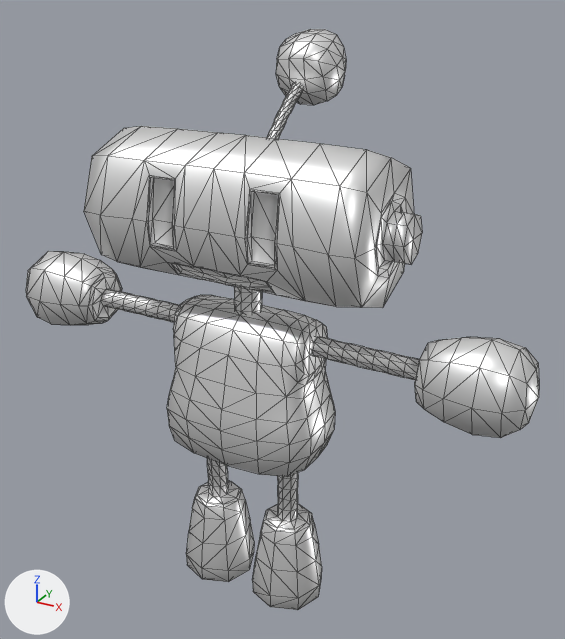
The glTF model Sviluppo/Godot/models/player.glb: old version first, new version second.
Camera for both pictures: a camera (50 mm lens) standing at (7.81, -12.75, 13.35) and looking at (0.14, 1.19, 6.38). The axes (+X, +Y, +Z) are drawn at lower left. The lights are the same throughout. Mesh edges are drawn as thin lines.

Objects in the first picture: 'robot'.
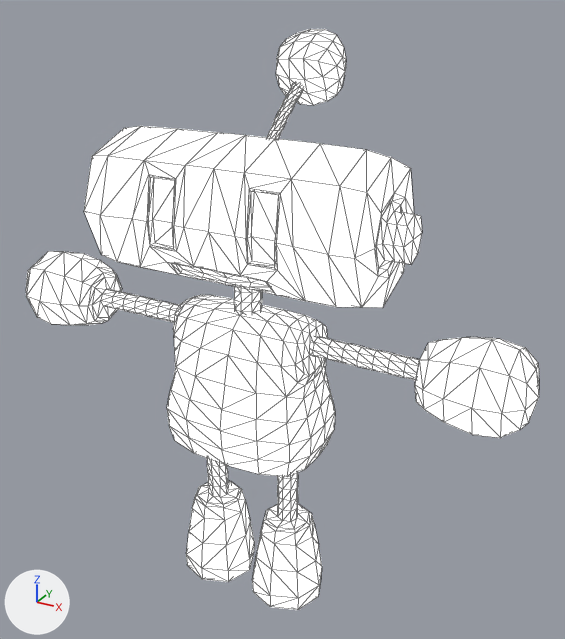
Edits to the bpy script that builds the scene:
```text
Change mat_material:
    where n0 = _N.new('ShaderNodeBsdfPrincipled'); n0.name = 'Principled BSDF'
    remove n0.inputs[1].default_value = 0.8  # 'Metallic'
    n0.inputs[2].default_value: 0.4 -> 1.0  # 'Roughness'
    add n0.inputs[28].default_value = 1.0  # 'Emission Strength'
    add n3 = _N.new('ShaderNodeMix'); n3.name = 'Mix'
    add n3.data_type = 'RGBA'
    add n3.blend_type = 'MULTIPLY'
    add n3.inputs[0].default_value = 1.0  # 'Factor'
    add n3.inputs[7].default_value = (0.8, 0.8, 0.8, 1.0)  # 'B', white #e7e7e7
    where n2 = _N.new('ShaderNodeVertexColor'); n2.name = 'Color Attribute'
    remove _L.new(n2.outputs[0], n0.inputs[0])  # 'Color' to 'Base Color'
    add _L.new(n3.outputs[2], n0.inputs[0])  # 'Result' to 'Base Color'
    add _L.new(n2.outputs[0], n3.inputs[6])  # 'Color' to 'A'
```

Boxes [x1, y1, x2, y2] around the edits, measured in the pictures (565 x 639 px):
'robot', recoloured: [26, 29, 539, 610] in both
